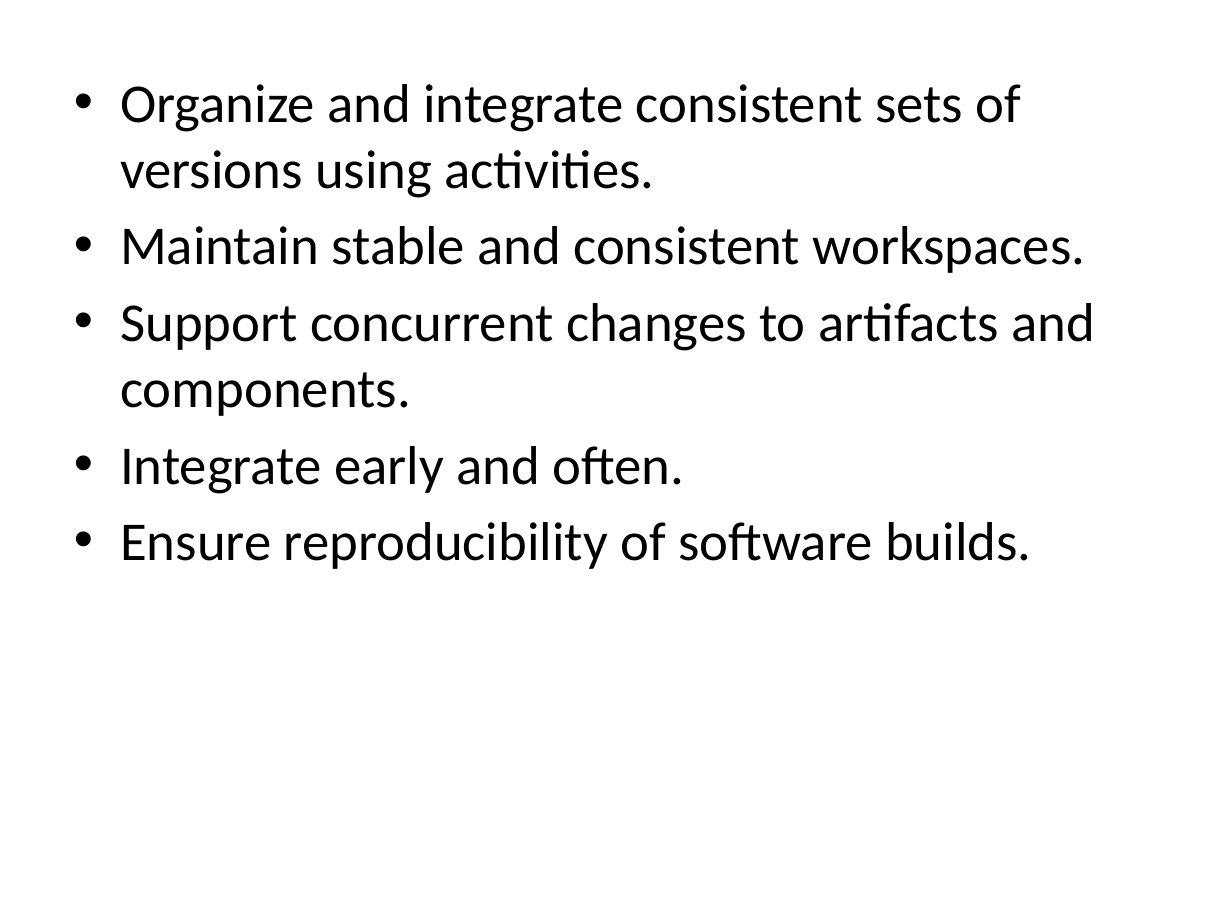
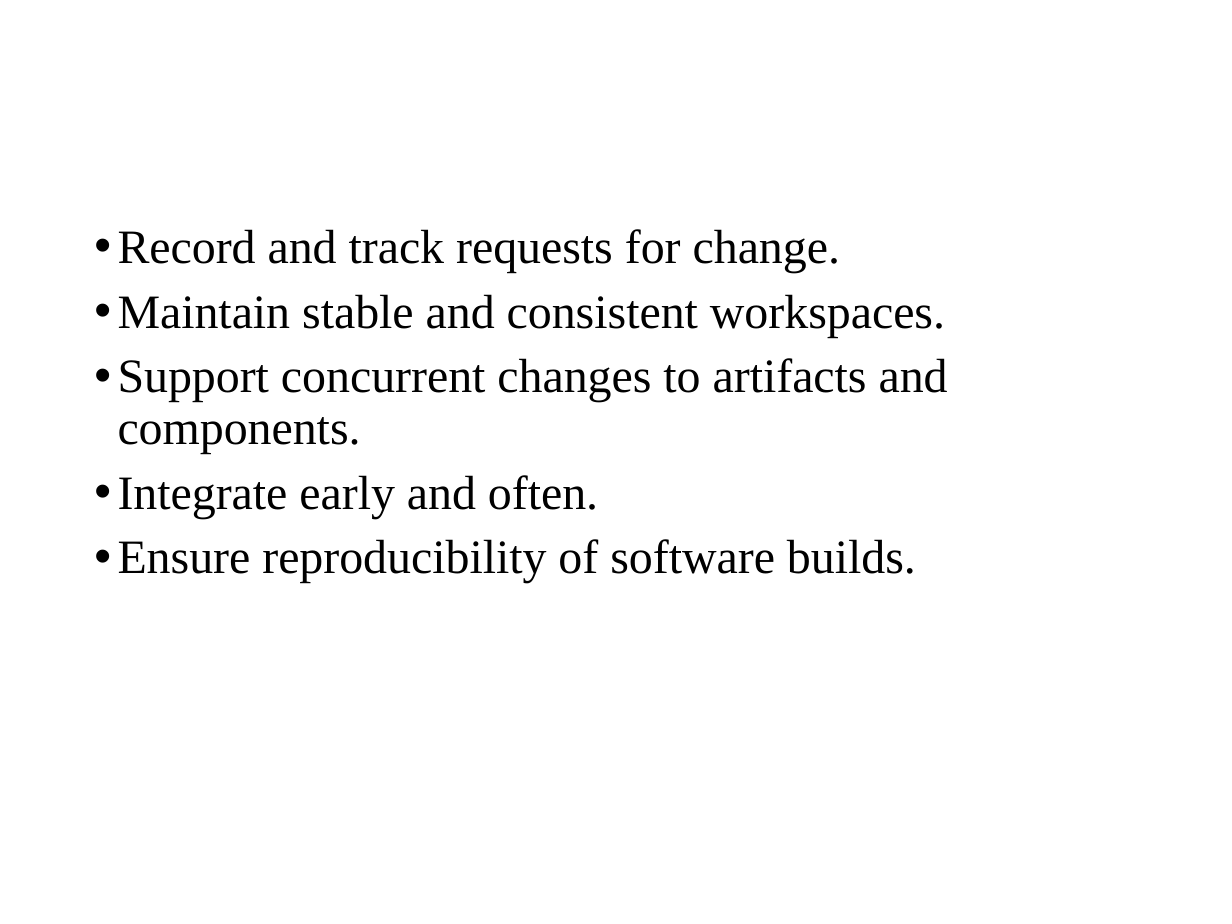
Before and after one commit to suvethaammu/suvethaammu, a slide deck: slide 18 of BEST PRACTICES OF SOTWARE CONFIGURATION MANAGEMENT.pptx (slide 16 before the commit). Drawn at 1232x924 pixels with LibreOffice and Linux fonts; fonts in the diff are those of the drawing. Boxes give left, top, right and bottom in pixels: in the first picture for what was removed or moved away, otherwise in the second. Text is boxed around its words. In the diff, an @@ line names an element or a change of style, - is before the commit and + after.

```diff
--- a/BEST PRACTICES OF SOTWARE CONFIGURATION MANAGEMENT.pptx
+++ b/BEST PRACTICES OF SOTWARE CONFIGURATION MANAGEMENT.pptx
@@ text "Record and track requests for ...": place and size @@
-text "Record and track requests for ..." at box(120, 84, 1095, 569)
+text "Record and track requests for ..." at box(118, 229, 948, 583)
@@ text at box(118, 229, 840, 273): text changed; size 32 to 28 pt; font Calibri to Times New Roman @@
-• Organize and integrate consistent sets of versions using activities.
+• Record and track requests for change.
@@ text at box(118, 294, 948, 583): size 32 to 28 pt, font Calibri to Times New Roman in "Maintain stable and consistent workspaces.", "Support concurrent changes to artifacts and components.", "Integrate early and often.", "Ensure reproducibility of software builds."; indent changed; line spacing 1 to 0.9; more space between paragraphs @@
```
Also in this commit, not shown: 8 other slides changed, 11 slides added, 12 slides removed.
